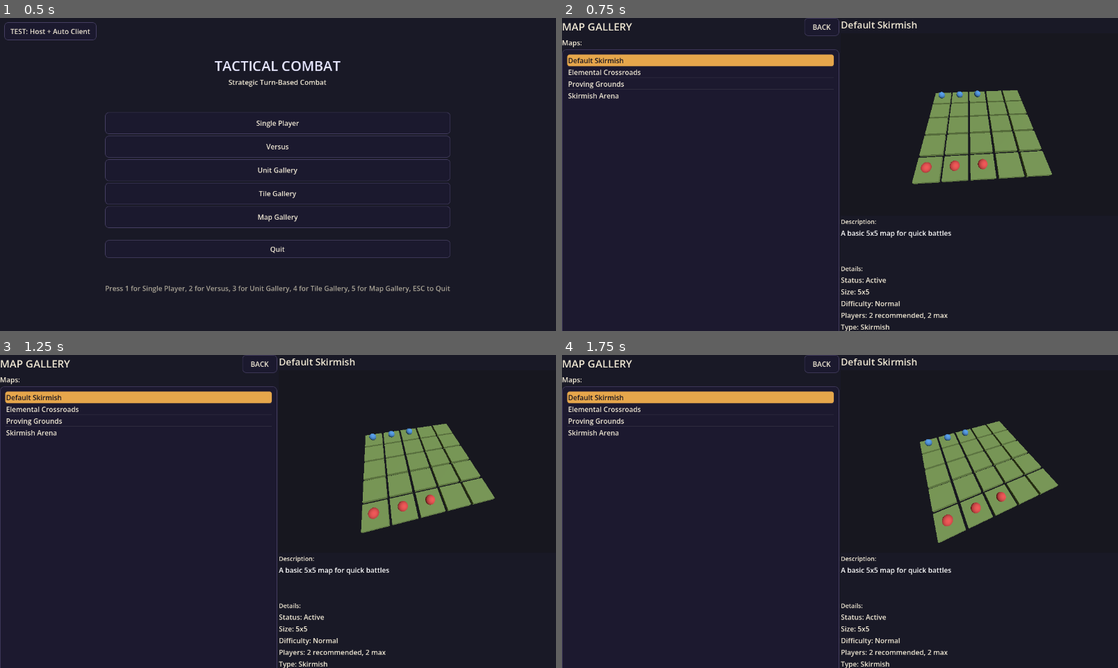
Above: before the commit, frames 1-4 (two rows, left to right).
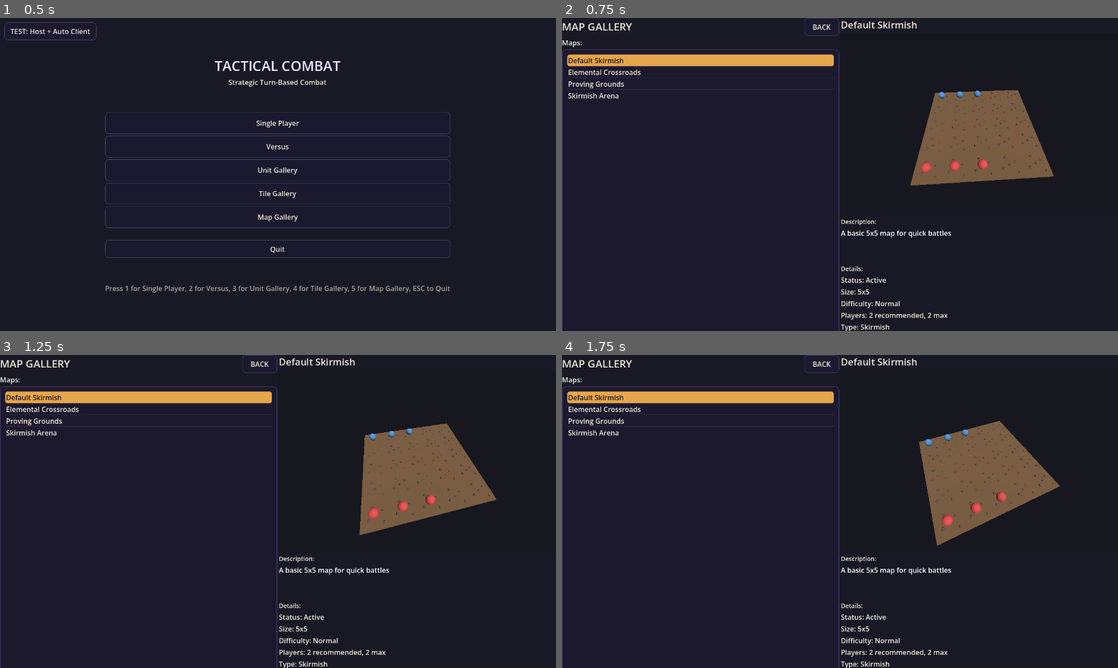
Above: after the commit, the same moments.

Repository: K-ennethA/Conquest
Game: Godot game, scene res://menus/MainMenu.tscn
Same seed, same stepped clock (60 frames per second), same inputs: the game is played once before the commit and once after it.
Inputs (mouse positions are in pixels of both pictures, inside the frame that each line leads up to):
- Up to frame 1 (0.5 s): no input
- Up to frame 2 (0.75 s): click "Map Gallery" at 0.5 s
- Up to frame 3 (1.25 s): no input
- Up to frame 4 (1.75 s): tap Enter (ui_accept) at 1.25, 1.52 s; move the mouse to (962, 495) at 1.27 s; hold Right (ui_right) from 1.28 s (still down); hold Shift from 1.28 s (still down); click (962, 495) at 1.42 s

Frame 1 is identical in both runs. In frame 2, 5.7% of the frame differs, in the area x 62-89%, y 23-54%; in frame 3, 5.7%; in frame 4, 5.7%.

Commit message:
feat(map-creator): render real tile models instead of flat coloured boxes
The Map Creator's 3D view (and the Gallery's) drew every cell as a tinted
BoxMesh, so the forest tiles were just different shades of green with none of
their actual geometry or materials.

Both now instantiate a tile's authored scene from TileResource.model_path,
falling back to the coloured box for tiles that have no model (water, lava,
wall). Resolution prefers the cell's own tile_resource_path -- the exact tile
that was painted -- and only falls back to a per-type lookup, which registers
solely resources that HAVE geometry so a model-less sibling can't shadow a
modelled one sharing a TileType (tree vs tall_grass, sacred_ground vs
sacred_meadow). Scenes and resources are cached by path, and a cached null
means "already tried, unusable", so nothing re-loads per cell per rebuild.

This is safe in the editor because tile.gd is not a @tool script: Godot renders
the scene's geometry without running any gameplay logic.

_tile_meshes becomes _tile_visuals (a Node3D, no longer a MeshInstance3D) and
_refresh_cell_3d rebuilds the cell rather than recolouring a material, since a
scene has no single material to tint. Spawn markers live in a separate dict as
siblings, so repainting a tile never drops a spawn point.

Also links tree.tres to tree_tile.tscn -- it was the one tile whose model_path
was never set, so trees alone were still rendering as a box.

Co-Authored-By: Claude Opus 4.8 <noreply@anthropic.com>

Diff:
--- a/game/tiles/resources/tree.tres
+++ b/game/tiles/resources/tree.tres
@@ -17,7 +17,7 @@
 metallic = 0.0
 roughness = 1.0
 texture_path = ""
-model_path = ""
+model_path = "res://tile_objects/tiles/scenes/tree_tile.tscn"
 has_default_effects = false
 default_effects = []
 provides_cover = true
--- a/menus/MapGallery.gd
+++ b/menus/MapGallery.gd
@@ -38,6 +38,7 @@
 }
 
 const MAPS_DIR := "res://game/maps/resources/"
+const TILES_DIR := "res://game/tiles/resources/"
 
 # --- 3D preview tuning -------------------------------------------------------
 # Grid spacing between tile centres (world units). Each tile mesh is a little
@@ -63,6 +64,16 @@
 @onready var map_camera: Camera3D
 # Cached span of the current map so _process turntable / re-aims stay stable.
 var _map_span: float = TILE_STEP
+
+# --- 3D tile geometry caches -------------------------------------------------
+# Tiles render as their REAL authored scene (TileResource.model_path) rather than a
+# flat coloured box. Everything here is keyed by path and loaded once, so switching
+# maps in the list never re-reads a file per cell. A cached null means "already
+# tried, unusable" - a broken path falls back to the box and is never retried.
+var _tile_resource_cache: Dictionary = {}   # .tres path -> TileResource (or null)
+var _tile_model_cache: Dictionary = {}      # .tscn path -> PackedScene (or null)
+var _type_model_paths: Dictionary = {}      # type_name -> model scene path
+var _type_model_paths_built: bool = false
 
 # Data
 var all_maps: Array[MapResource] = []
@@ -419,8 +430,10 @@
 	if not map_root:
 		return
 
-	# Free previous geometry.
+	# Free previous geometry. Detach first so the outgoing map is never visible for
+	# a frame underneath the incoming one (queue_free is deferred).
 	for child in map_root.get_children():
+		map_root.remove_child(child)
 		child.queue_free()
 
 	# Reset turntable so each map starts square-on.
@@ -444,7 +457,8 @@
 	var offset_x: float = float(cols - 1) * TILE_STEP * 0.5
 	var offset_z: float = float(rows - 1) * TILE_STEP * 0.5
 
-	# Shared meshes (per-instance material overrides colour them).
+	# Shared meshes (per-instance material overrides colour them). The tile box is only
+	# the fallback now - tiles that name a model get their authored scene instead.
 	var tile_mesh := BoxMesh.new()
 	tile_mesh.size = TILE_MESH_SIZE
 	var spawn_mesh := SphereMesh.new()
@@ -457,16 +471,23 @@
 		if pos.x < 0 or pos.x >= cols or pos.y < 0 or pos.y >= rows:
 			continue
 		var tile_type := _read_tile_type(entry)
-		var color: Color = TILE_COLORS.get(tile_type, TILE_FALLBACK)
-
-		var mesh_instance := MeshInstance3D.new()
-		mesh_instance.mesh = tile_mesh
-		mesh_instance.material_override = _solid_material(color)
-		mesh_instance.position = Vector3(
+
+		# The authored scenes are already a full cell (a 2 x 0.2 x 2 slab matching
+		# TILE_STEP), so they go in at IDENTITY scale; TILE_MESH_SIZE is the box's.
+		var visual: Node3D = _instantiate_tile_model(entry, tile_type)
+
+		if not visual:
+			var color: Color = TILE_COLORS.get(tile_type, TILE_FALLBACK)
+			var mesh_instance := MeshInstance3D.new()
+			mesh_instance.mesh = tile_mesh
+			mesh_instance.material_override = _solid_material(color)
+			visual = mesh_instance
+
+		map_root.add_child(visual)
+		visual.position = Vector3(
 			float(pos.x) * TILE_STEP - offset_x,
 			0.0,
 			float(pos.y) * TILE_STEP - offset_z)
-		map_root.add_child(mesh_instance)
 
 	# Spawn markers, sitting on top of their tile.
 	for spawn in map_res.unit_spawns:
@@ -490,6 +511,121 @@
 		map_root.add_child(marker)
 
 
+func _load_tile_resource(resource_path: String) -> TileResource:
+	"""Cached TileResource load; null for an empty, missing or wrong-typed path."""
+	if resource_path.is_empty():
+		return null
+
+	if _tile_resource_cache.has(resource_path):
+		return _tile_resource_cache[resource_path] as TileResource
+
+	var tile_resource: TileResource = null
+	if ResourceLoader.exists(resource_path):
+		var loaded = load(resource_path)
+		if loaded is TileResource:
+			tile_resource = loaded as TileResource
+
+	_tile_resource_cache[resource_path] = tile_resource
+	return tile_resource
+
+
+func _build_type_model_paths() -> void:
+	"""Map each tile TYPE to a tile resource that actually has geometry.
+
+	Only consulted when a layout entry records no tile_resource_path of its own
+	(maps authored before that field, and create_default_layout's bare "NORMAL"
+	cells). Types with no modelled resource are simply absent, so they keep the box.
+	"""
+	if _type_model_paths_built:
+		return
+	_type_model_paths_built = true
+
+	if not DirAccess.dir_exists_absolute(TILES_DIR):
+		return
+
+	var dir := DirAccess.open(TILES_DIR)
+	if not dir:
+		return
+
+	var file_names: Array[String] = []
+	dir.list_dir_begin()
+	var file_name := dir.get_next()
+	while file_name != "":
+		if file_name.ends_with(".tres"):
+			file_names.append(file_name)
+		file_name = dir.get_next()
+	dir.list_dir_end()
+
+	# Stable ordering, so which resource claims a shared type never varies by run.
+	file_names.sort()
+
+	var type_names: Array = Tile.TileType.keys()
+	for entry_name in file_names:
+		var tile_resource := _load_tile_resource(TILES_DIR + entry_name)
+		if not tile_resource or tile_resource.model_path.is_empty():
+			continue
+		var type_index: int = int(tile_resource.tile_type)
+		if type_index < 0 or type_index >= type_names.size():
+			continue
+		var type_name: String = str(type_names[type_index])
+		if not _type_model_paths.has(type_name):
+			_type_model_paths[type_name] = tile_resource.model_path
+
+
+func _load_tile_model(scene_path: String) -> PackedScene:
+	"""Cached PackedScene load for a model_path; null when missing or not a scene."""
+	if scene_path.is_empty():
+		return null
+
+	if _tile_model_cache.has(scene_path):
+		return _tile_model_cache[scene_path] as PackedScene
+
+	var packed: PackedScene = null
+	if ResourceLoader.exists(scene_path):
+		var loaded = load(scene_path)
+		if loaded is PackedScene:
+			packed = loaded as PackedScene
+
+	_tile_model_cache[scene_path] = packed
+	return packed
+
+
+func _tile_model_path(entry: Dictionary, tile_type: String) -> String:
+	"""Model scene path for a layout entry, or "" when it renders as a coloured box.
+
+	The entry's OWN tile_resource_path wins - it names the exact tile the author
+	painted. Only when that is empty (or unloadable) do we fall back to the type.
+	"""
+	var resource_path := str(entry.get("tile_resource_path", ""))
+	if not resource_path.is_empty():
+		var tile_resource := _load_tile_resource(resource_path)
+		if tile_resource:
+			return tile_resource.model_path
+
+	_build_type_model_paths()
+	return str(_type_model_paths.get(tile_type, ""))
+
+
+func _instantiate_tile_model(entry: Dictionary, tile_type: String) -> Node3D:
+	"""Instance of a layout entry's authored tile scene, or null when it has none.
+
+	Fully guarded: this is the real game scene (tile.gd DOES run here, exactly as on
+	the board), so one bad tile resource must never take the gallery down with it.
+	"""
+	var packed := _load_tile_model(_tile_model_path(entry, tile_type))
+	if not packed:
+		return null
+
+	var instance = packed.instantiate()
+	if instance is Node3D:
+		return instance as Node3D
+
+	# Something non-spatial was authored there - drop it and use the box instead.
+	if instance:
+		instance.free()
+	return null
+
+
 func _aim_camera() -> void:
 	"""Re-position the camera for the current _map_span (angled top-down)."""
 	if not map_camera:
Not shown, changed: addons/map_creator/map_creator_dock.gd
